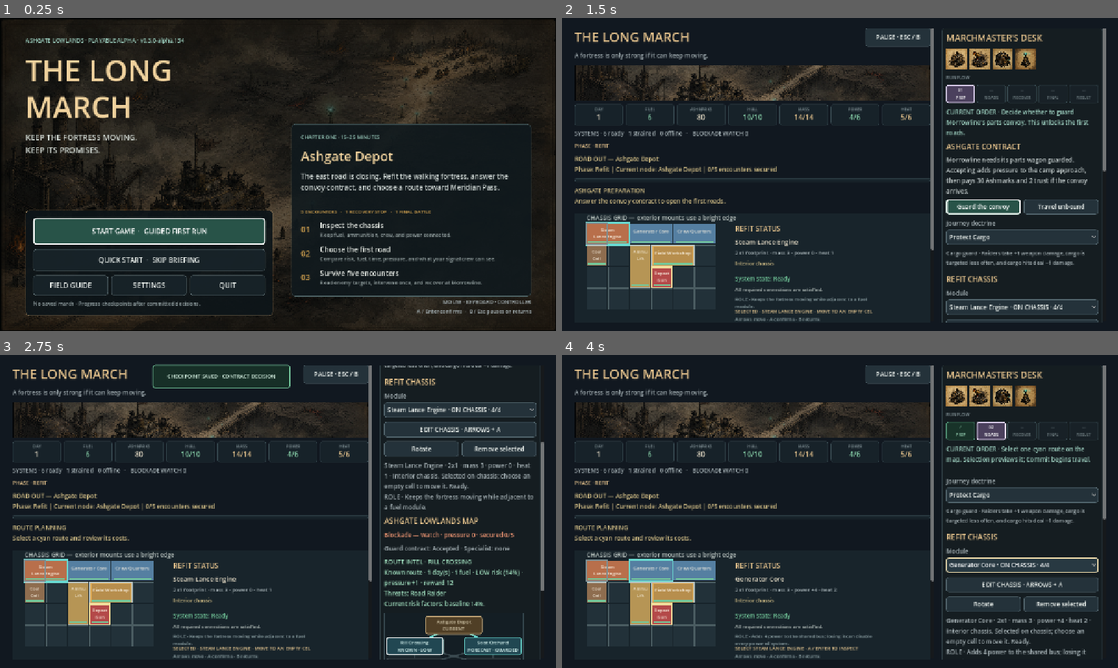
Above: before the commit, frames 1-4 (two rows, left to right).
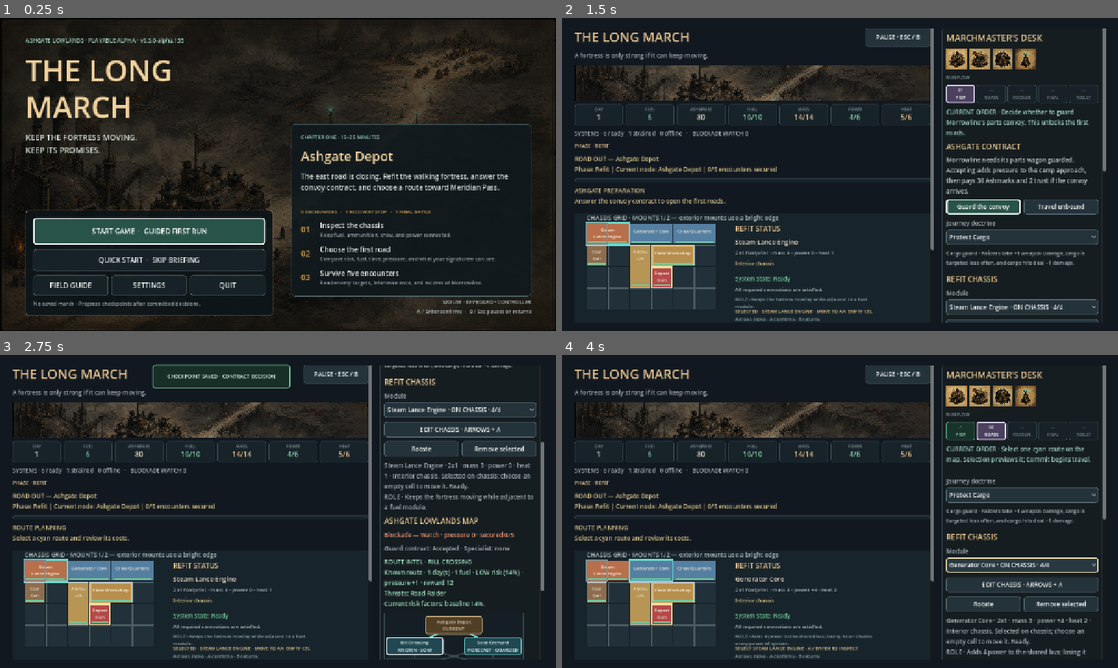
Above: after the commit, the same moments.

Repository: raphaelroshan/the-long-march
Game: Godot game, scene res://scenes/App.tscn
Two runs of this game, one before a commit and one after it. Both use one fixed random seed, a clock stepped at 60 frames per second and the inputs below.
Inputs:
- Up to frame 1 (0.25 s): no input
- Up to frame 2 (1.5 s): click "START GAME · GUIDED FIRST RUN" at 0.5 s; click "SKIP BRIEFING" at 1.25 s
- Up to frame 3 (2.75 s): click "Guard the convoy" at 2 s
- Up to frame 4 (4 s): click "Steam Lance Engine · ON CHASS…" at 2.75 s; click "Protect Cargo" at 3.5 s

The runs differ from the first frame. In frame 1, less than 0.1% of the frame differs, in the area x 32-33%, y 6-8%; in frame 2, 0.3%, in the area x 12-39%, y 62-66%; in frame 3, 0.3%; in frame 4, 0.3%.

Commit message:
Show exterior mount capacity

Diff:
--- a/project.godot
+++ b/project.godot
@@ -4,7 +4,7 @@
 
 [application]
 config/name="The Long March"
-config/version="0.3.0-alpha.134"
+config/version="0.3.0-alpha.135"
 run/main_scene="res://scenes/App.tscn"
 config/features=PackedStringArray("4.4", "GL Compatibility")
 
--- a/src/ui/main.gd
+++ b/src/ui/main.gd
@@ -2368,12 +2368,22 @@
 			return "PLACEMENT READY · A / ENTER TO APPLY"
 		return "BLOCKED · %s" % String(validation.get("reason", "invalid placement")).to_upper()
 
+	func exterior_mount_count() -> int:
+		if state == null:
+			return 0
+		var count := 0
+		for instance in state.modules:
+			if bool(instance.get("exterior", false)):
+				count += 1
+		return count
+
 	func interaction_heading() -> String:
+		var mount_status := "MOUNTS %d/%d" % [exterior_mount_count(), LongMarchState.MAX_EXTERIOR_MOUNTS]
 		if not has_focus():
-			return "CHASSIS GRID — exterior mounts use a bright edge"
+			return "CHASSIS GRID · %s — exterior mounts use a bright edge" % mount_status
 		if state != null and state.can_refit():
-			return "CHASSIS EDIT MODE — arrows move · A acts · B returns"
-		return "CHASSIS INSPECTION — arrows move · A selects · B returns"
+			return "CHASSIS EDIT MODE · %s — arrows move · A acts · B returns" % mount_status
+		return "CHASSIS INSPECTION · %s — arrows move · A selects · B returns" % mount_status
 
 	func locked_mode_help_text() -> String:
 		if state == null:
--- a/tests/test_prototype_flow.gd
+++ b/tests/test_prototype_flow.gd
@@ -163,7 +163,7 @@
 	game.focus_chassis_button.pressed.emit()
 	await process_frame
 	await process_frame
-	_expect(game.fortress_panel.has_focus() and game.fortress_p …(73 unchanged characters)… eraction_heading().contains("EDIT MODE"), "Edit Chassis should focus the selected module cell in a clearly named refit mode")
+	_expect(game.fortress_panel.has_focus() and game.fortress_p …(73 unchanged characters)… eraction_heading().contains("EDIT MODE") and game.fortress_panel.interaction_heading().contains("MOUNTS 1/2"), "Edit Chassis should focus the selected module cell and expose current exterior-mount capacity in its mode heading")
 	_expect(game.left_scroll.get_global_rect().encloses(game.fortress_panel.get_global_rect()), "entering chassis edit mode should reveal the complete grid")
 	_expect(game.fortress_panel.placement_status_text().begins_with("SELECTED") and game.fortress_panel.placement_status_text().contains("STEAM LANCE ENGINE"), "the chassis should identify the selected module under its cursor")
 	var chassis_right := InputEventAction.new()
--- a/tools/ci_manifest.json
+++ b/tools/ci_manifest.json
@@ -1,7 +1,7 @@
 {
   "slug": "the-long-march",
   "display_name": "The Long March",
-  "prototype_version": "0.3.0-alpha.134",
+  "prototype_version": "0.3.0-alpha.135",
   "playtest_ready": true,
   "godot_test": "res://tests/test_fortress_state.gd",
   "primary_repo": "raphaelroshan/the-long-march",
Not shown, changed: export_presets.cfg
Not shown, changed: docs/decision_log.md
